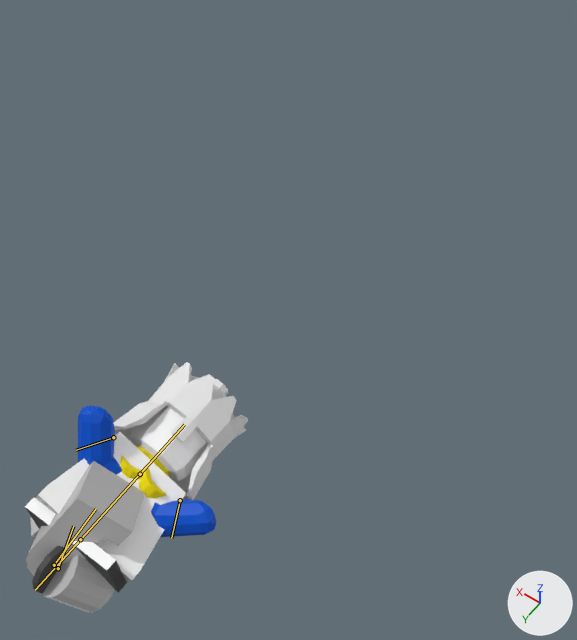
What one commit did to the Blender file grok/minifigkingleo00_run_anim.blend.
Camera for both pictures: a camera (50 mm lens) standing at (-0.0621, 0.1057, 0.1076) and looking at (-0.014, 0.0383, 0.0017). Lighting does not change. The marker at lower right points along +X, +Y and +Z. The older version comes first. Both versions are drawn at frame 12 of the action 'anim_c_run_rig'; the numbers are the values there. The bones that change are drawn over the model as lines.

In view in the first picture: '008_Minifig_2_-_Hips_BK_Belt', '011_Minifig_2_-_Leg_Lt_All_tex_GY', '013_Minifig_2_-_Foot_Left_GY', '015_Minifig_2_-_Leg_Rt_All_tex_GY', '017_Minifig_2_-_Foot_Right_GY', '018_Minifig_2_-_Body_No_code_GY', '020_Minifig_2_-_Head_Leo', '023_L_7101500', '027_Minifig_2_-_Arm_Rt_BL', '030_Minifig_2_-_Hand_YE', '032_Minifig_2_-_Arm_Lt_BL', '035_Minifig_2_-_Hand_YE'.
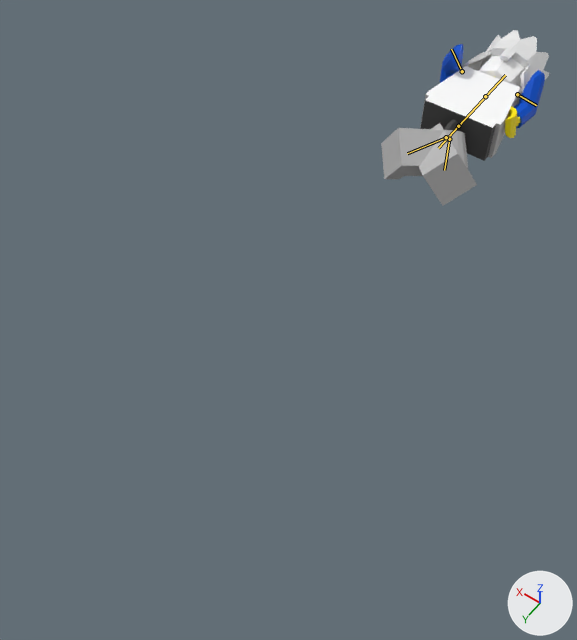
The edits, one by one:
Bone 'pelvis' (bone_pelvis) moves from (0.0, 0.10353, 0.0) to (0.0, 0.0001, 0.0).
Bone 'pelvis' (bone_pelvis) turns from (-1, 0, 0) to (0, 0, 0) degrees about its own x, y and z.
Bone 'spine' (bone_spine) turns from (-1, 28, 0) to (0, 0, 0) degrees about its own x, y and z.
Bone 'head' (bone_head) turns from (-2, 0, 0) to (2, 0, 0) degrees about its own x, y and z.
Bone 'arm.L' (bone_arm_l) turns from (0, 139, 0) to (4, 121, 98) degrees about its own x, y and z.
Bone 'arm.R' (bone_arm_r) turns from (0, -139, 0) to (122, 1, 89) degrees about its own x, y and z.
Bone 'leg.L' (bone_leg_l) turns from (-145, 0, 0) to (0, -145, 0) degrees about its own x, y and z.
Bone 'leg.R' (bone_leg_r) turns from (147, 0, 0) to (0, 147, 0) degrees about its own x, y and z.

What differs and where, as boxes [x1, y1, x2, y2] in the pictures (577 x 640 px):
'023_L_7101500', posed
    before: [114, 362, 248, 500]
    after: [460, 30, 549, 105]
'018_Minifig_2_-_Body_No_code_GY', posed (33% narrower, 38% shorter)
    before: [36, 432, 186, 581]
    after: [420, 66, 520, 158]
'017_Minifig_2_-_Foot_Right_GY', posed (54% narrower, 40% shorter)
    before: [64, 461, 145, 546]
    after: [381, 128, 418, 179]
'008_Minifig_2_-_Hips_BK_Belt', posed (25% narrower, 31% shorter)
    before: [25, 498, 127, 593]
    after: [420, 96, 496, 161]
'020_Minifig_2_-_Head_Leo', posed
    before: [130, 407, 206, 481]
    after: [479, 56, 524, 95]
'015_Minifig_2_-_Leg_Rt_All_tex_GY', posed
    before: [26, 490, 104, 576]
    after: [405, 129, 468, 176]
'011_Minifig_2_-_Leg_Lt_All_tex_GY', posed
    before: [42, 554, 115, 613]
    after: [419, 123, 466, 167]
'032_Minifig_2_-_Arm_Lt_BL', posed
    before: [151, 499, 216, 537]
    after: [514, 70, 545, 128]
'027_Minifig_2_-_Arm_Rt_BL', posed
    before: [78, 406, 122, 475]
    after: [440, 44, 464, 83]
'013_Minifig_2_-_Foot_Left_GY', posed (mostly hidden before)
    before: [30, 517, 39, 538]
    after: [419, 146, 477, 206]
'035_Minifig_2_-_Hand_YE', posed
    before: [120, 455, 143, 479]
    after: [505, 106, 520, 138]
'030_Minifig_2_-_Hand_YE', posed (not visible afterwards)
    before: [139, 466, 169, 499]
bone 'pelvis', root to tip
    before: (80, 539) to (35, 590)
    after: (458, 126) to (438, 148)
bone 'spine', root to tip
    before: (80, 539) to (146, 466)
    after: (458, 126) to (488, 93)
bone 'head', root to tip
    before: (140, 474) to (184, 424)
    after: (485, 96) to (505, 75)
bone 'arm.L', root to tip
    before: (180, 500) to (171, 538)
    after: (517, 94) to (536, 105)
bone 'arm.R', root to tip
    before: (113, 437) to (76, 450)
    after: (462, 71) to (451, 49)
bone 'leg.L', root to tip
    before: (58, 568) to (73, 526)
    after: (449, 139) to (444, 170)
bone 'leg.R', root to tip
    before: (54, 565) to (96, 508)
    after: (446, 137) to (407, 153)
